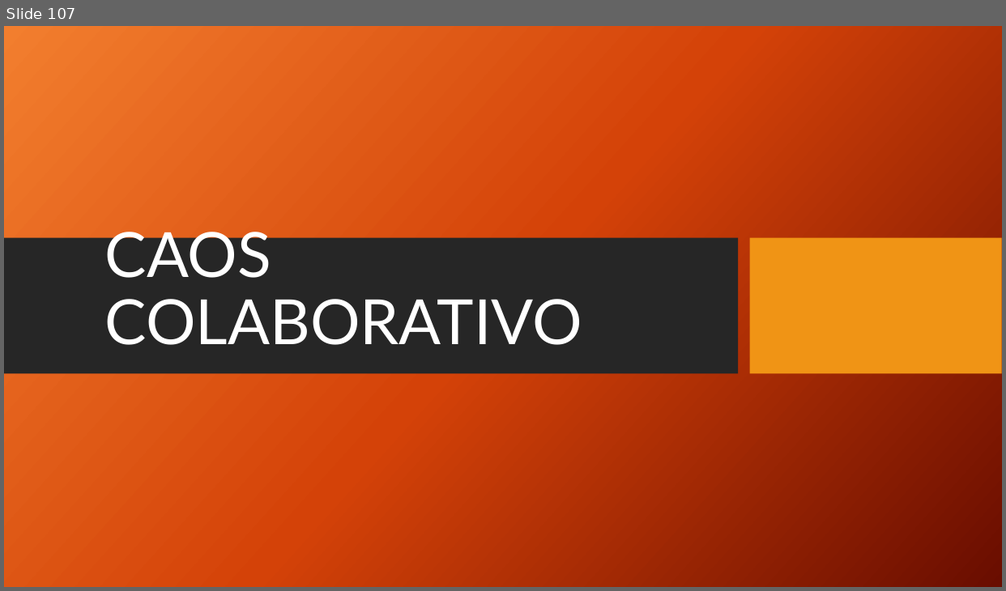
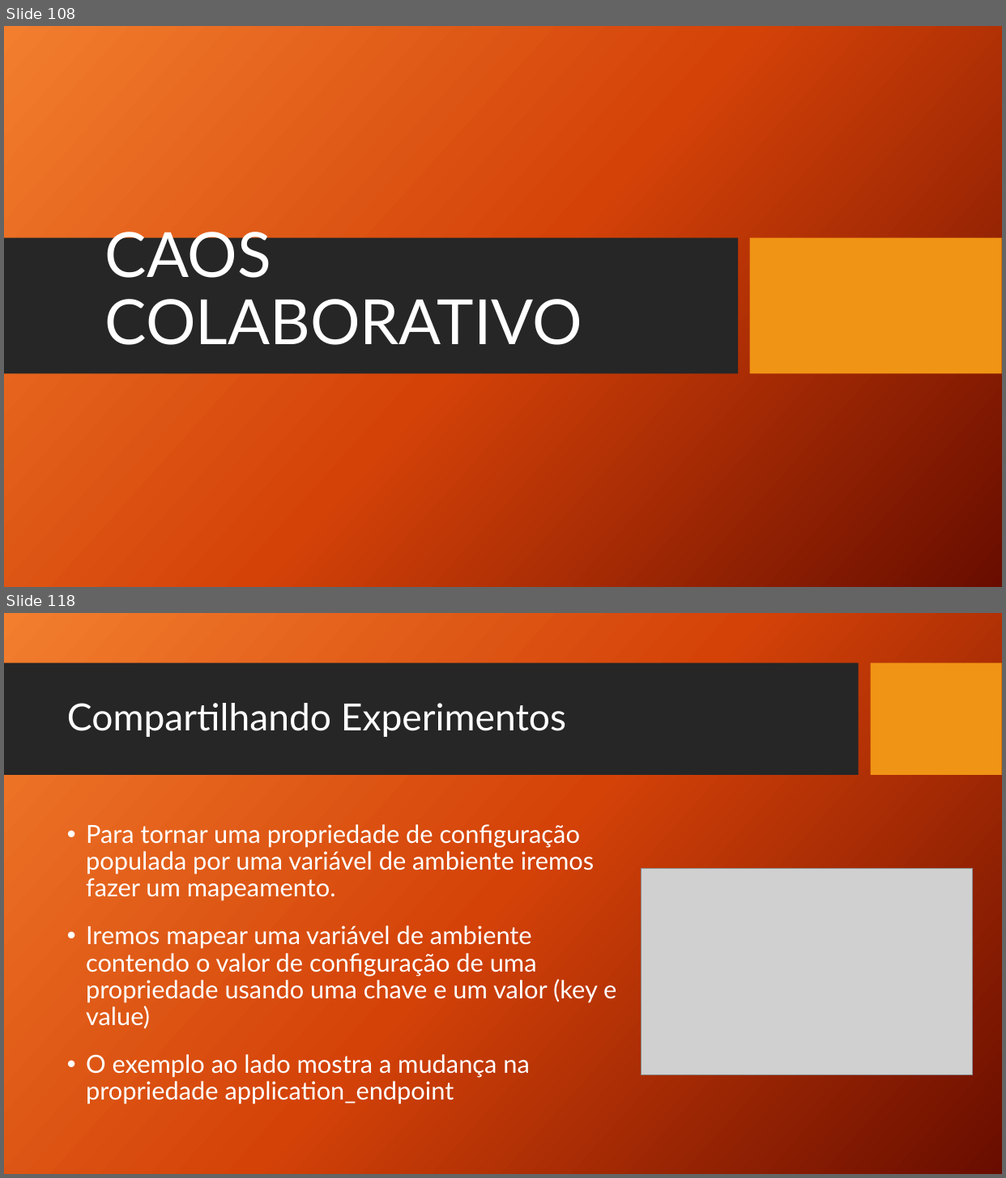
Before and after one commit to TCC-Chaos-Engineering/docs-chaos-engineering, a slide deck: docs/Chaos Engineering - Das Hipoteses aos Testes.pptx. Shown one above the other, each under a label of ours: slide 107 before the commit, slides 108 and 118 after it; the slides between them are not shown. The pictures are 1006x591 and 1006x1178 pixels, drawn with LibreOffice and Linux fonts; fonts in the diff are those of the drawing; grey boxes stand for pictures; background and template pictures are left out. Boxes give left, top, right and bottom in pixels: in the first picture for what was removed or moved away, otherwise in the second. Text is boxed around its words. In the diff, an @@ line names an element or a change of style, - is before the commit and + after.

```diff
--- a/docs/Chaos Engineering - Das Hipoteses aos Testes.pptx
+++ b/docs/Chaos Engineering - Das Hipoteses aos Testes.pptx
@@ slide 118 added at (4,613,1002,1174), background picture (left out) @@
@@ rectangle added at (4,663,859,776), fill #262626 @@
@@ rectangle added at (871,663,1002,776), fill #F09415 @@
@@ title added at (67,703,566,737), 36 pt, text #FFFFFF @@
+Compartilhando Experimentos
@@ text added at (86,824,616,1105), 24 pt, text #FFFFFF @@
+• Para tornar uma propriedade de configuração populada por uma variável de ambiente iremos fazer um mapeamento.
+• Iremos mapear uma variável de ambiente contendo o valor de configuração de uma propriedade usando uma chave e um valor (key e value)
+• O exemplo ao lado mostra a mudança na propriedade application_endpoint
@@ picture added at (641,868,973,1075) @@
@@ what was slide 107 is now slide 108 @@
```
Also in this commit, not shown: 12 slides changed, 12 other slides added, 11 slides removed.
